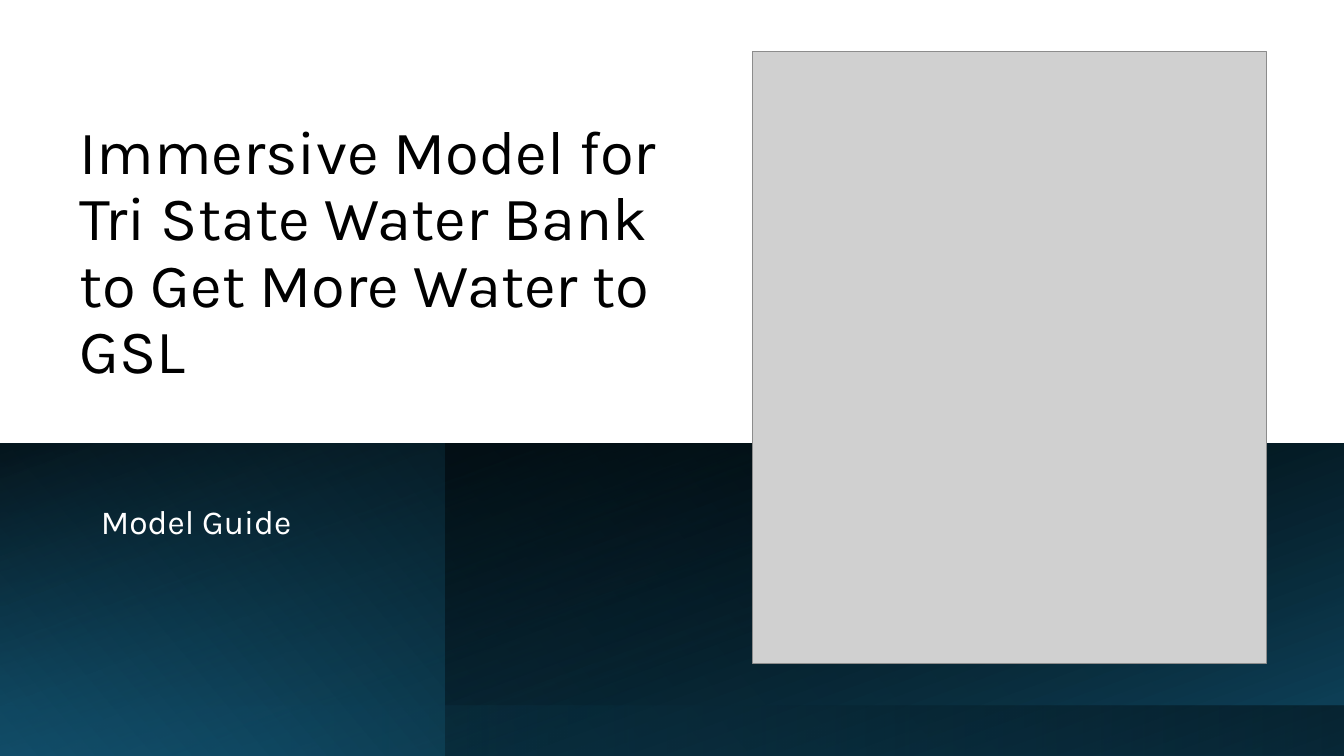
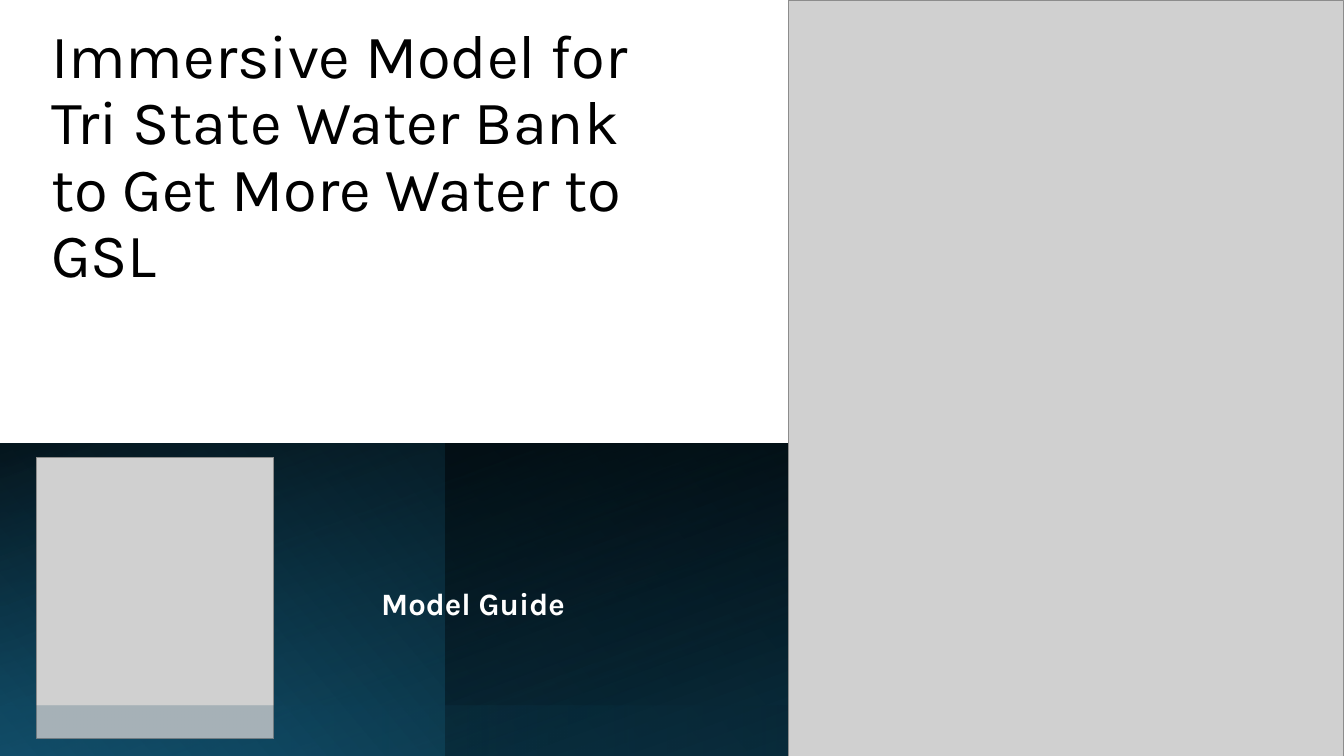
Before and after one commit to HaadiaBaig/BearRiverWaterBank, a slide deck: slide 1 of Session Guide/IntroPresentation.pptx. Drawn at 1344x756 pixels with LibreOffice and Linux fonts; fonts in the diff are those of the drawing; grey boxes stand for pictures. Boxes give left, top, right and bottom in pixels: in the first picture for what was removed or moved away, otherwise in the second. Text is boxed around its words. In the diff, an @@ line names an element or a change of style, - is before the commit and + after.

```diff
--- a/Session Guide/IntroPresentation.pptx
+++ b/Session Guide/IntroPresentation.pptx
@@ picture added at box(788, 1, 1344, 756) @@
@@ title "Immersive Model for Tri State ...": place and size @@
-title "Immersive Model for Tri State ..." at box(79, 131, 656, 374)
+title "Immersive Model for Tri State ..." at box(51, 35, 628, 278)
@@ picture: place and size @@
-picture at box(752, 51, 1266, 663)
+picture at box(37, 457, 274, 739)
@@ subtitle "Model Guide": place and size @@
-subtitle "Model Guide" at box(101, 511, 291, 535)
+subtitle "Model Guide" at box(381, 593, 565, 616)
@@ subtitle "Model Guide" at box(381, 593, 565, 616): size 24 to 22.2 pt, bold on @@
```
Also in this commit, not shown: 2 other slides changed, 1 slide added, 1 slide removed.
